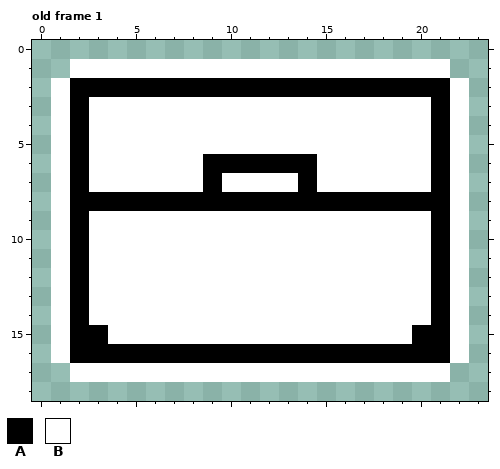
Edited in one commit: pixel-art file (Inventory/UI/InventoryButton.aseprite). This is how it looked before the edit.
24x19 pixels, 1 frame. Shown: old frame 1.
Palette (. is transparent): A #000000  B #ffffff
Pixels before, old frame 1, first column x 1:
 1 .BBBBBBBBBBBBBBBBBBBB.
 2 BAAAAAAAAAAAAAAAAAAAAB
 3 BABBBBBBBBBBBBBBBBBBAB
 4 BABBBBBBBBBBBBBBBBBBAB
 5 BABBBBBBBBBBBBBBBBBBAB
 6 BABBBBBBAAAAAABBBBBBAB
 7 BABBBBBBABBBBABBBBBBAB
 8 BAAAAAAAAAAAAAAAAAAAAB
 9 BABBBBBBBBBBBBBBBBBBAB
10 BABBBBBBBBBBBBBBBBBBAB
11 BABBBBBBBBBBBBBBBBBBAB
12 BABBBBBBBBBBBBBBBBBBAB
13 BABBBBBBBBBBBBBBBBBBAB
14 BABBBBBBBBBBBBBBBBBBAB
15 BAABBBBBBBBBBBBBBBBAAB
16 BAAAAAAAAAAAAAAAAAAAAB
17 .BBBBBBBBBBBBBBBBBBBB.
The same view after the edit:
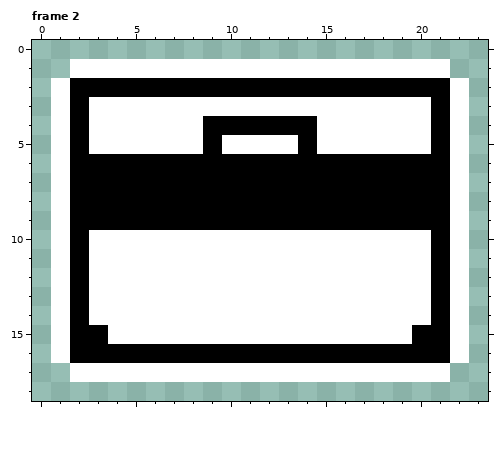
A new or re-ordered frame is compared with the old frame closest to it.
From the commit log: feat(inventory): enhance Inventory UI with updated button and grid configurations
Diff:
frames 1 -> 2
Changed rows in their new state; - is an unchanged pixel.
Frame 2 is new; against old frame 1:
first column x 3:
 4 ------AAAAAA------
 5 ------A----A------
 6 AAAAAA------AAAAAA
 7 AAAAAA-AAAA-AAAAAA
 9 AAAAAAAAAAAAAAAAAA
Where, in picture pixels (left, top, right, bottom), the same in both pictures:
changed: (89, 116, 431, 230)
